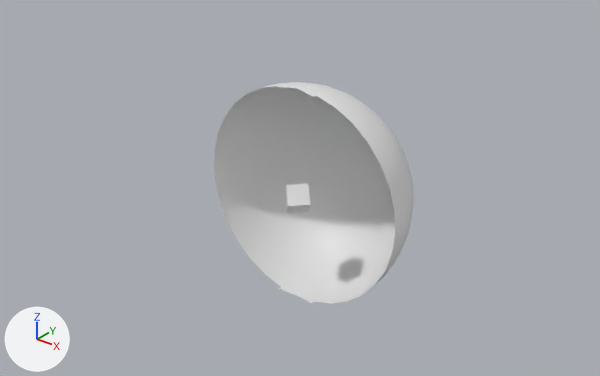
Renders of the glTF model assets/project-tiles/tile-1.glb from each side of a commit.
The view is the same before and after, from a 50 mm lens placed at (21.5, -23.2, 17.1), pointed at (0.2, 3.4, 0.6). Arrows for +X, +Y and +Z are at lower left; the lights stay in place. Vertices at the same position are counted once.
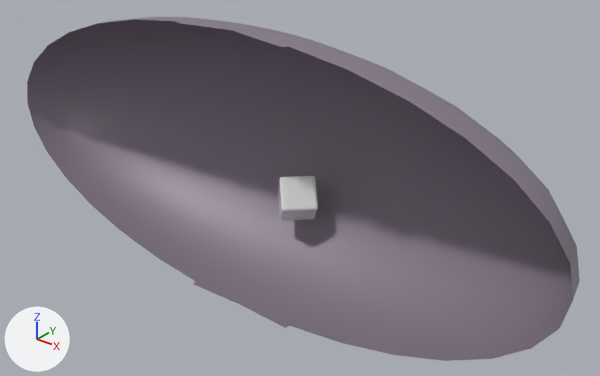
Commit message: Custom tile scenes

Changed parts and their boxes [x1, y1, x2, y2] in the pictures (600 x 376 px):
'Sphere', recoloured, moved, rescaled (176% wider, 55% taller)
    before: [214, 82, 414, 304]
    after: [27, 17, 580, 361]
'Cube', reshaped, moved, turned, rescaled
    before: [285, 184, 310, 213]
    after: [278, 176, 318, 221]
part 1 of me_cube_001, added
    after: [278, 176, 318, 221]
part 2 of me_cube_001, deleted
    before: [285, 184, 310, 213]

The edits, one by one:
Material 'Cube' (mat_cube) is new.
Its base color is (0.8, 0.8, 0.8) (white #e7e7e7).
Its roughness is 0.0.
Material 'Background' (mat_background) is new.
Its base color is (0.264, 0.219, 0.28) (grey #8c8190).
Its metallic is 0.163.
Its roughness is 0.51.
me_sphere has 261 vertices, 484 faces and spans x -1.0..1.0, y -0.04..1.0, z -1.0..1.0.
me_sphere now uses material mat_background (grey #8c8190).
me_cube_001 is used by ob_cube; location (0.0, 3.45, 0.0); rotation (0.785, 0.0, 0.785), in degrees (45, 0, 45); scale (0.508, 0.508, 0.508).
me_cube_001 had 8 vertices, 12 faces and spanned x -1.0..1.0, y -1.0..1.0, z -1.0..1.0.
me_cube_001 now has 488 vertices, 972 faces and spans x -1.31..1.31, y 2.15..4.76, z -1.11..1.11.
me_cube_001 part 1: 488 vertices added at x -1.31..1.31, y 2.15..4.76, z -1.11..1.11.
me_cube_001 part 2: 8 vertices removed from x -1.0..1.0, y -1.0..1.0, z -1.0..1.0.
me_cube_001 now uses material mat_cube (white #e7e7e7).
Object 'Sphere' (ob_sphere) moves from (0.0, 3.45, 0.0) to (0.0, -0.58, 2.5).
Object 'Sphere' (ob_sphere) is rescaled from (5.31, 5.31, 5.31) to (14.4, 6.22, 6.22).
Object 'Cube' (ob_cube) turns from (45, 0, 45) to (0, 0, 0) degrees about x, y and z.
Object 'Cube' (ob_cube) is rescaled from (0.508, 0.508, 0.508) to (1.0, 1.0, 1.0).
Object 'Cube' (ob_cube) moves from (0.0, 3.45, 0.0) to (0.0, 0.0, 0.0).
